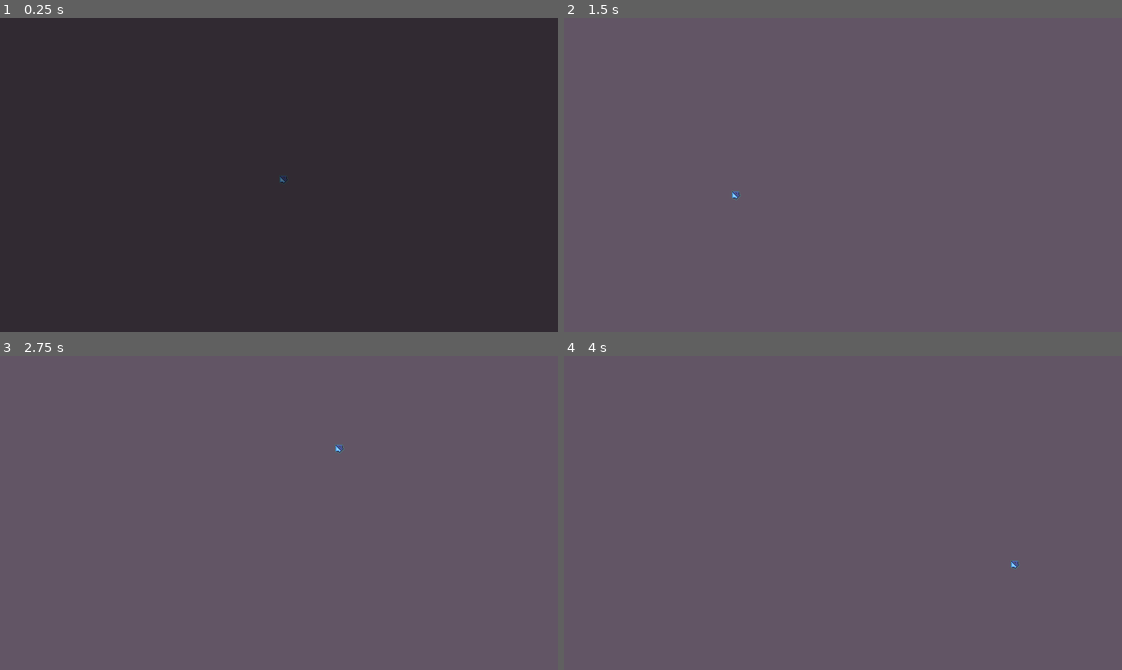
Above: before the commit, frames 1-4 (two rows, left to right).
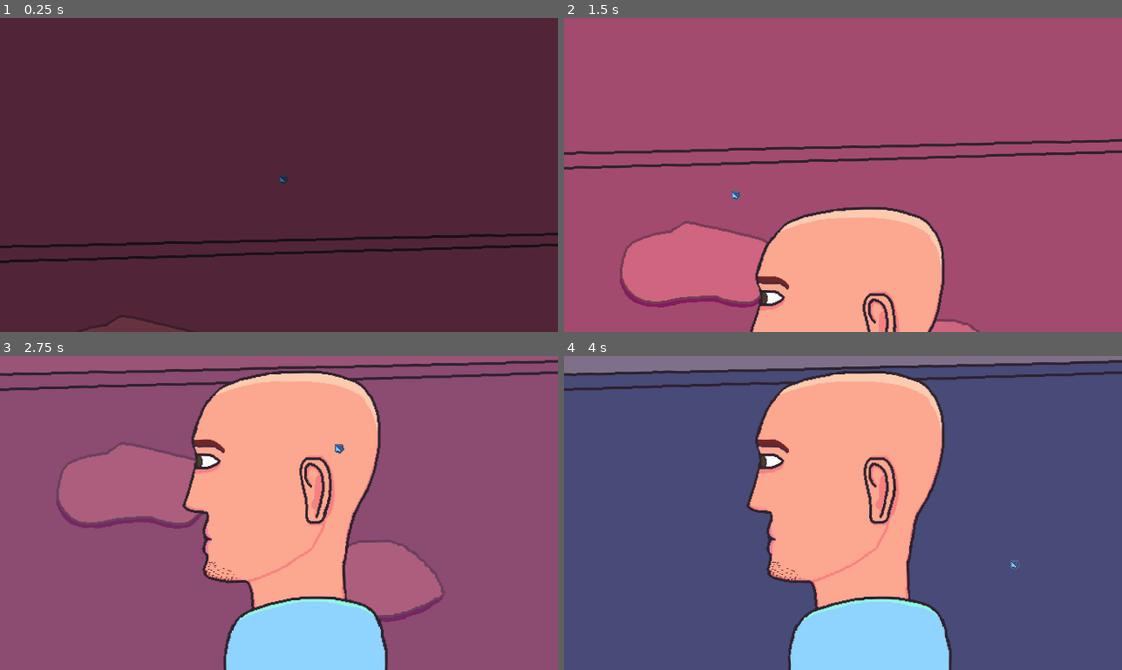
Above: after the commit, the same moments.

Repository: bnhrl/MomentumIsEverythingCountDown
Game: Godot game, scene res://Game/EndingCutscene/ending_cutscene.tscn
Same seed, same stepped clock (60 frames per second), same inputs: the game is played once before the commit and once after it. This scene is started directly instead of the project's main scene.
Inputs (mouse positions are in pixels of both pictures, inside the frame that each line leads up to):
- Up to frame 1 (0.25 s): no input
- Up to frame 2 (1.5 s): move the mouse to (965, 159) at 0.52 s; hold D (right) 0.53-1.28 s; click (965, 159) at 0.6 s; move the mouse to (731, 190) at 1.27 s; hold S (down) from 1.28 s (still down); click (731, 190) at 1.35 s
- Up to frame 3 (2.75 s): move the mouse to (334, 443) at 2.02 s; release S (down) at 2.03 s; hold D (right) from 2.03 s (still down); click (334, 443) at 2.1 s
- Up to frame 4 (4 s): move the mouse to (815, 575) at 2.77 s; release D (right) at 2.78 s; hold W (up) 2.78-3.53 s; click (815, 575) at 2.85 s; move the mouse to (1010, 560) at 3.52 s; hold A (left) from 3.53 s (still down); click (1010, 560) at 3.6 s

The runs differ from the first frame. In frame 1, 99% of the frame differs, in the area x 0-100%, y 0-100%; in frame 2, 100%; in frame 3, 99%; in frame 4, 100%.

Commit message:
Added Cursor hover texture, working on Ending Cutscene

Diff:
--- /dev/null
+++ b/Assets/Shaders/squigglevision.gdshader
@@ -0,0 +1,41 @@
+// Original shader: https://godotshaders.com/shader/squigglevision/ by tentabrobpy
+shader_type canvas_item;
+render_mode world_vertex_coords;
+
+uniform sampler2D screen_texture : hint_screen_texture, repeat_disable, filter_nearest;
+
+group_uniforms Squiggle;
+/**
+ * Noise texture scale
+ * By default, the noise texture's size in world coordinates is set by its resolution
+*/
+uniform vec2 scale = vec2(1.0);
+uniform float strength = 0.25;
+/**
+ * Number of squiggle frames per second
+*/
+uniform float fps = 5.0;
+uniform sampler2D squiggle_noise : filter_linear, repeat_enable;
+group_uniforms;
+
+varying vec4 modulate;
+varying vec2 noise_uv;
+
+void vertex() {
+	modulate = COLOR;
+
+	// Use world coordinates for scale-independent squiggles, offset by position to keep pattern attached to object
+	noise_uv = (VERTEX - MODEL_MATRIX[3].xy) / (vec2(textureSize(squiggle_noise, 0)) * scale);
+}
+
+// Use irrational constants for unique squiggles every frame
+#define offset_multiplier vec2(PI, E)
+
+void fragment() {
+	vec2 noise_offset = vec2(floor(TIME * fps)) * offset_multiplier;
+	float noise_sample = texture(squiggle_noise, noise_uv + noise_offset).r * 4.0 * PI;
+	vec2 direction = vec2(cos(noise_sample), sin(noise_sample));
+	vec2 squiggle_uv = SCREEN_UV + direction * strength * 0.005;
+
+	COLOR = texture(screen_texture, squiggle_uv) * modulate;
+}
--- /dev/null
+++ b/Game/EndingCutscene/ending_cutscene.gd
@@ -0,0 +1,54 @@
+extends Node2D
+
+
+@onready var camera_anchor: Node2D = $CameraAnchor
+
+@onready var background: Sprite2D = $ParallaxBackground/Background
+@onready var background_flames: Sprite2D = $ParallaxBackground/Background/BackgroundFlames
+@onready var background_cubicle: Sprite2D = $ParallaxBackground/BackgroundCubicle
+@onready var background_cubicle_flames: Sprite2D = $ParallaxBackground/BackgroundCubicle/BackgroundCubicleFlames
+@onready var guy: Sprite2D = $Guy
+@onready var computer: Sprite2D = $Computer
+@onready var computer_flames: AnimatedSprite2D = $Computer/ComputerFlames
+
+func _ready() -> void:
+	Camera.target = $CameraAnchor
+	await step_0()
+	await step_1()
+	await step_2()
+
+const MIDDLE := Vector2(320,180)
+func step_0() -> Signal: # Pan down to Man
+	await Delays.wait(0.5)
+	var tween := create_tween()
+	tween.tween_property(camera_anchor, "position", MIDDLE, 2).set_trans(Tween.TRANS_EXPO).from(MIDDLE*Vector2(1,-1))
+	tween.tween_property(background_flames, "modulate:a", 0.0, 1)
+	await tween.finished
+	await Delays.wait(1.25)
+	await get_tree().process_frame
+	$Man.show()
+	guy.hide()
+	await get_tree().process_frame
+	guy.show()
+	$Man.hide()
+	return get_tree().process_frame
+
+func step_1() -> Signal: # Man face
+	background.hide()
+	guy.texture = preload("uid://bjvuyd3auatfx")
+	await Delays.wait(2.0)
+	var tween := create_tween()
+	tween.tween_property(background_cubicle_flames, "modulate:a", 0.0, 1.75)
+	await tween.finished
+	await Delays.wait(1.75)
+	return Delays.wait(1.0)
+
+func step_2() -> Signal: # Computer
+	guy.hide()
+	background.show()
+	computer.show()
+	await Delays.wait(2.0)
+	var tween := create_tween()
+	tween.tween_property(computer_flames, "modulate:a", 0.0, 1.75)
+	await tween.finished
+	return Delays.wait(1.0)
--- a/Game/EndingCutscene/ending_cutscene.tscn
+++ b/Game/EndingCutscene/ending_cutscene.tscn
@@ -1,3 +1,117 @@
 [gd_scene format=3 uid="uid://b4kooggapxsep"]
 
-[node name="EndingCutscene" type="Node2D" unique_id=1708839400]
+[ext_resource type="Script" uid="uid://0w874njvcic4" path="res://Game/EndingCutscene/ending_cutscene.gd" id="1_3n54p"]
+[ext_resource type="Shader" uid="uid://c3ukd6b6syls1" path="res://Assets/Shaders/squigglevision.gdshader" id="1_glr10"]
+[ext_resource type="Texture2D" uid="uid://bixj1l3qofkqx" path="res://Game/EndingCutscene/background_cubicle.png" id="1_kt0og"]
+[ext_resource type="Texture2D" uid="uid://b56dtp08keky7" path="res://Game/EndingCutscene/computer_view.png" id="2_ad62h"]
+[ext_resource type="Texture2D" uid="uid://ccwngyu1w43nk" path="res://Game/EndingCutscene/guy_side_view.png" id="3_3n54p"]
+[ext_resource type="Texture2D" uid="uid://covrrcjyvxel0" path="res://Game/EndingCutscene/background.png" id="3_ljtxm"]
+[ext_resource type="Texture2D" uid="uid://drmhpsh13uqsm" path="res://Game/EndingCutscene/background_cubicle_flamy.png" id="4_6cxgb"]
+[ext_resource type="Texture2D" uid="uid://qpr4pgsf4rmu" path="res://Game/EndingCutscene/background_flamy.png" id="4_msjau"]
+[ext_resource type="Texture2D" uid="uid://dt3y254cieo38" path="res://Game/EndingCutscene/man.png" id="5_lbcwi"]
+[ext_resource type="Texture2D" uid="uid://cgkx5qd5yaan" path="res://Game/EndingCutscene/computer_view_flamy.png" id="7_ysm7e"]
+
+[sub_resource type="FastNoiseLite" id="FastNoiseLite_lbcwi"]
+noise_type = 5
+
+[sub_resource type="NoiseTexture2D" id="NoiseTexture2D_glr10"]
+width = 640
+height = 360
+noise = SubResource("FastNoiseLite_lbcwi")
+
+[sub_resource type="ShaderMaterial" id="ShaderMaterial_glr10"]
+shader = ExtResource("1_glr10")
+shader_parameter/scale = Vector2(1, 1)
+shader_parameter/strength = 0.2
+shader_parameter/fps = 5.0
+shader_parameter/squiggle_noise = SubResource("NoiseTexture2D_glr10")
+
+[sub_resource type="AtlasTexture" id="AtlasTexture_6cxgb"]
+atlas = ExtResource("7_ysm7e")
+region = Rect2(0, 0, 640, 360)
+
+[sub_resource type="AtlasTexture" id="AtlasTexture_ljtxm"]
+atlas = ExtResource("7_ysm7e")
+region = Rect2(640, 0, 640, 360)
+
+[sub_resource type="AtlasTexture" id="AtlasTexture_msjau"]
+atlas = ExtResource("7_ysm7e")
+region = Rect2(1280, 0, 640, 360)
+
+[sub_resource type="SpriteFrames" id="SpriteFrames_c6smh"]
+animations = [{
+"frames": [{
+"duration": 1.0,
+"texture": SubResource("AtlasTexture_6cxgb")
+}, {
+"duration": 1.0,
+"texture": SubResource("AtlasTexture_ljtxm")
+}, {
+"duration": 1.0,
+"texture": SubResource("AtlasTexture_msjau")
+}],
+"loop": 2,
+"name": &"default",
+"speed": 6.0
+}]
+
+[node name="EndingCutscene" type="Node2D" unique_id=1925279064]
+script = ExtResource("1_3n54p")
+
+[node name="CameraAnchor" type="Node2D" parent="." unique_id=1022561233]
+position = Vector2(320, -180)
+
+[node name="Effect" type="ColorRect" parent="CameraAnchor" unique_id=1182298153]
+z_index = 10
+material = SubResource("ShaderMaterial_glr10")
+offset_left = -320.0
+offset_top = -180.0
+offset_right = 320.0
+offset_bottom = 180.0
+
+[node name="ParallaxBackground" type="Parallax2D" parent="." unique_id=410399491]
+z_index = -5
+scroll_scale = Vector2(0.67, 0.67)
+
+[node name="Background" type="Sprite2D" parent="ParallaxBackground" unique_id=2049857597]
+position = Vector2(320, -180)
+texture = ExtResource("3_ljtxm")
+
+[node name="BackgroundFlames" type="Sprite2D" parent="ParallaxBackground/Background" unique_id=1217300055]
+texture = ExtResource("4_msjau")
+
+[node name="BackgroundCubicle" type="Sprite2D" parent="ParallaxBackground" unique_id=1962500754]
+z_index = -1
+position = Vector2(320, -180)
+texture = ExtResource("1_kt0og")
+
+[node name="BackgroundCubicleFlames" type="Sprite2D" parent="ParallaxBackground/BackgroundCubicle" unique_id=1722484921]
+texture = ExtResource("4_6cxgb")
+
+[node name="Guy" type="Sprite2D" parent="." unique_id=808112344]
+position = Vector2(324, 168)
+texture = ExtResource("3_3n54p")
+
+[node name="Man" type="Sprite2D" parent="." unique_id=1731544505]
+visible = false
+position = Vector2(305, 126.99999)
+scale = Vector2(1.75, 1.75)
+texture = ExtResource("5_lbcwi")
+
+[node name="Computer" type="Sprite2D" parent="." unique_id=651229388]
+visible = false
+position = Vector2(321, 180)
+texture = ExtResource("2_ad62h")
+
+[node name="ComputerFlames" type="AnimatedSprite2D" parent="Computer" unique_id=841594185]
+sprite_frames = SubResource("SpriteFrames_c6smh")
+autoplay = "default"
+frame_progress = 0.49610236
+
+[node name="Control" type="Control" parent="." unique_id=997960630]
+layout_mode = 3
+anchors_preset = 0
+offset_left = 74.0
+offset_top = 23.0
+offset_right = 581.0
+offset_bottom = 257.0
--- a/UI/Buttons/UIButton/ui_button.gd
+++ b/UI/Buttons/UIButton/ui_button.gd
@@ -23,12 +23,14 @@
 
 func hover() -> void:
 	hovered = true
+	Cursor.set_animation("hover")
 	$AudioPlayer.volume_db = -15.0
 	$AudioPlayer.stream = preload("uid://cfl330np7shdc")
 	$AudioPlayer.play()
 
 func unhover() -> void:
 	hovered = false
+	Cursor.set_animation()
 
 func _process_hovering(delta: float) -> void:
 	if !hovered:
--- a/_Globals/Cursor/_Cursor.gd
+++ b/_Globals/Cursor/_Cursor.gd
@@ -1,4 +1,5 @@
 extends CanvasLayer
+
 
 @onready var cursor_object: Node2D = $CursorObject
 
@@ -7,3 +8,6 @@
 
 func _process(_delta: float) -> void:
 	cursor_object.global_position = cursor_object.get_global_mouse_position()
+
+func set_animation(animation: String = "default") -> void:
+	$%Sprite.animation = animation
--- a/_Globals/Cursor/cursor_layer.tscn
+++ b/_Globals/Cursor/cursor_layer.tscn
@@ -4,11 +4,40 @@
 [ext_resource type="Material" uid="uid://behb1ngel53g" path="res://Assets/Materials/outline_2d.tres" id="2_tslkf"]
 [ext_resource type="Texture2D" uid="uid://cqbr57cb13n7b" path="res://_Globals/Cursor/cursor.png" id="2_u8h05"]
 
+[sub_resource type="AtlasTexture" id="AtlasTexture_tslkf"]
+atlas = ExtResource("2_u8h05")
+region = Rect2(0, 0, 32, 32)
+
+[sub_resource type="AtlasTexture" id="AtlasTexture_p4tas"]
+atlas = ExtResource("2_u8h05")
+region = Rect2(32, 0, 32, 32)
+
+[sub_resource type="SpriteFrames" id="SpriteFrames_c6smh"]
+animations = [{
+"frames": [{
+"duration": 1.0,
+"texture": SubResource("AtlasTexture_tslkf")
+}],
+"loop": 1,
+"name": &"default",
+"speed": 5.0
+}, {
+"frames": [{
+"duration": 1.0,
+"texture": SubResource("AtlasTexture_p4tas")
+}],
+"loop": 1,
+"name": &"hover",
+"speed": 5.0
+}]
+
 [node name="Cursor" type="CanvasLayer" unique_id=607214282]
 script = ExtResource("1_8fpq0")
 
 [node name="CursorObject" type="Node2D" parent="." unique_id=724732679]
 
-[node name="Sprite" type="Sprite2D" parent="CursorObject" unique_id=1869862200]
+[node name="Sprite" type="AnimatedSprite2D" parent="CursorObject" unique_id=1660044308]
+unique_name_in_owner = true
 material = ExtResource("2_tslkf")
-texture = ExtResource("2_u8h05")
+sprite_frames = SubResource("SpriteFrames_c6smh")
+autoplay = "default"
--- a/_Globals/Scenes/_Scenes.gd
+++ b/_Globals/Scenes/_Scenes.gd
@@ -9,7 +9,17 @@
 	"Level 0":preload("uid://co1sgdv2x4nyr"), # Base level!! Do not use outside of testing!!
 	"Level 1":preload("uid://dhwaorb401jhg"),
 	"Level 2":preload("uid://bs0xsclp1lodr"),
+	#"Level 3":preload(""),
+	#"Level 4":preload(""),
 	"Level 5":preload("uid://boabyoymc6yd2"),
+	#"Level 6":preload(""),
+	#"Level 7":preload(""),
+	#"Level 8":preload(""),
+	#"Level 9":preload(""),
+	#"Level 10":preload(""),
+	#"Level 11":preload(""),
+	#"Level 12":preload(""),
+	"Ending Cutscene":preload("uid://b4kooggapxsep"),
 }
 
 func swap_scene(scene_name: String) -> void:
--- a/project.godot
+++ b/project.godot
@@ -54,6 +54,7 @@
 "res://Game/LevelSelect/": "blue",
 "res://Game/Levels/": "blue",
 "res://Game/MainMenu/": "pink",
+"res://Game/Objects/": "yellow",
 "res://Game/Player/": "green",
 "res://Game/PolygonWalls/": "yellow",
 "res://_Globals/": "gray"
Not shown, added: Assets/Shaders/squigglevision.gdshader.uid
Not shown, changed: Assets/assets_credits.txt
Binary file added: Game/EndingCutscene/background.png
Not shown, changed: Game/EndingCutscene/background.png.import
Renamed: Game/EndingCutscene/background1.png -> Game/EndingCutscene/background_cubicle.png
Not shown, changed: Game/EndingCutscene/background_cubicle.png.import
Renamed: Game/EndingCutscene/background2.png -> Game/EndingCutscene/background_cubicle_flamy.png
Not shown, changed: Game/EndingCutscene/background_cubicle_flamy.png.import
Binary file added: Game/EndingCutscene/background_flamy.png
Not shown, changed: Game/EndingCutscene/background_flamy.png.import
Renamed: Game/EndingCutscene/computer_view_normal.png -> Game/EndingCutscene/computer_view.png
Not shown, changed: Game/EndingCutscene/computer_view.png.import
(and 7 more such lines)
